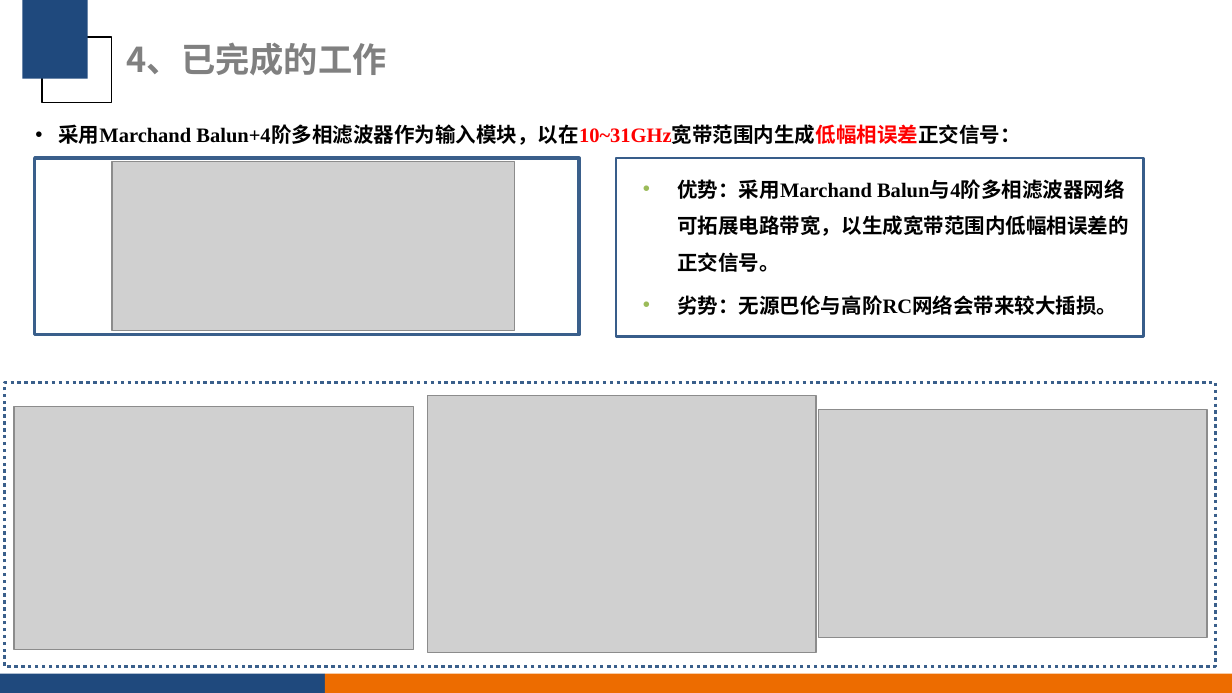
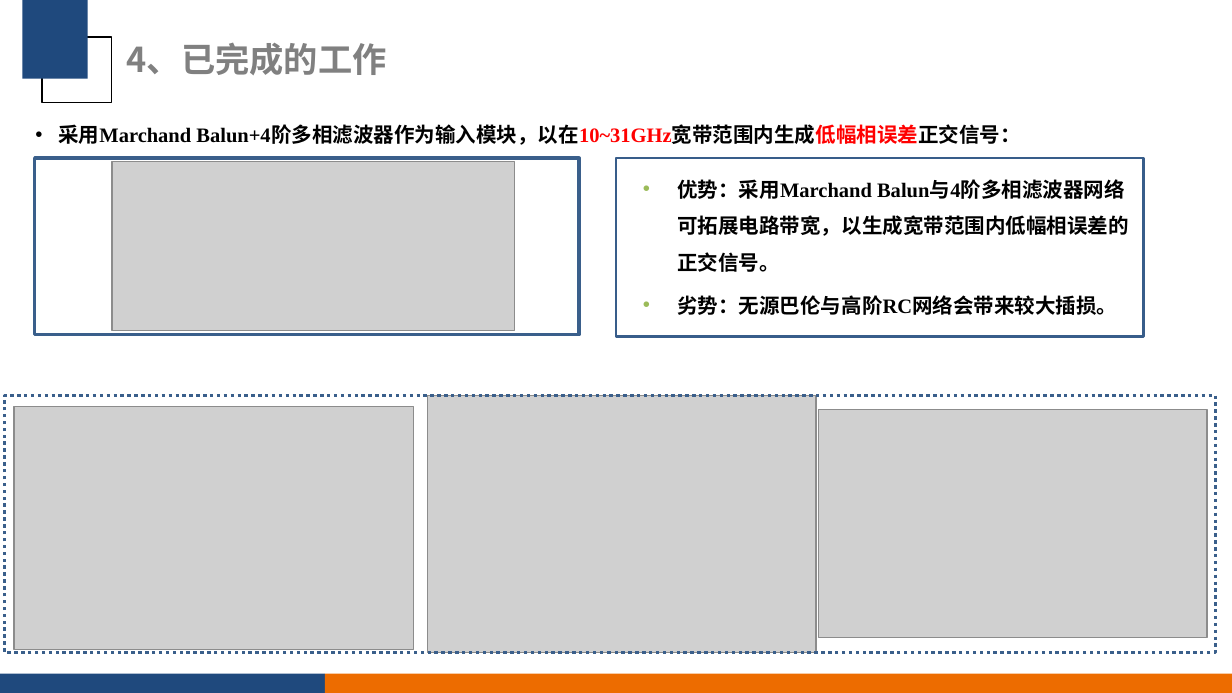
Before and after one commit to CreatorYu/Workfile, a slide deck: slide 19 of 硕士开题2024_12_27/庾小齐-开题答辩.pptx. Drawn at 1232x693 pixels with LibreOffice and Linux fonts; fonts in the diff are those of the drawing; grey boxes stand for pictures; background and template pictures are left out. Boxes give left, top, right and bottom in pixels: in the first picture for what was removed or moved away, otherwise in the second. Text is boxed around its words. In the diff, an @@ line names an element or a change of style, - is before the commit and + after.

```diff
--- a/硕士开题2024_12_27/庾小齐-开题答辩.pptx
+++ b/硕士开题2024_12_27/庾小齐-开题答辩.pptx
@@ rectangle resized from (x1=5, y1=382, x2=1216, y2=667) to (x1=5, y1=395, x2=1216, y2=653) @@
```
Also in this commit, not shown: 1 other slide changed, 7 other files.
